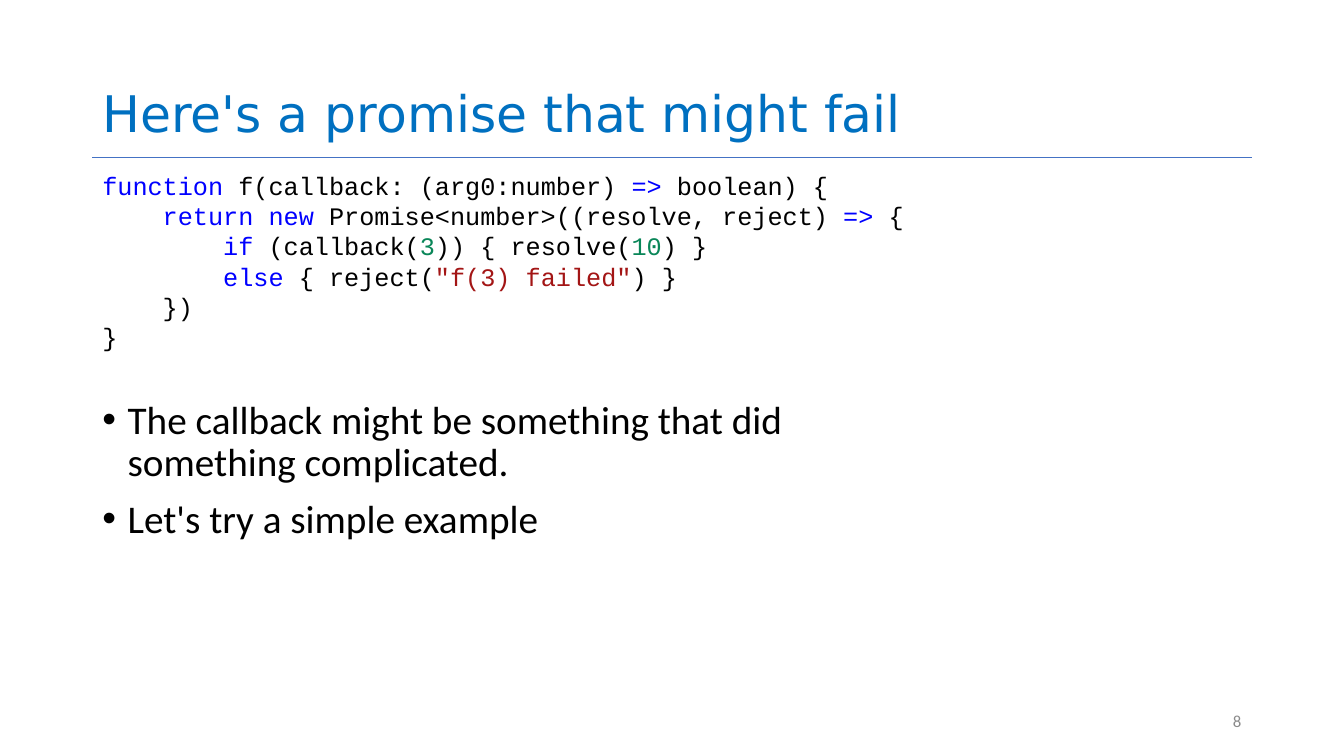
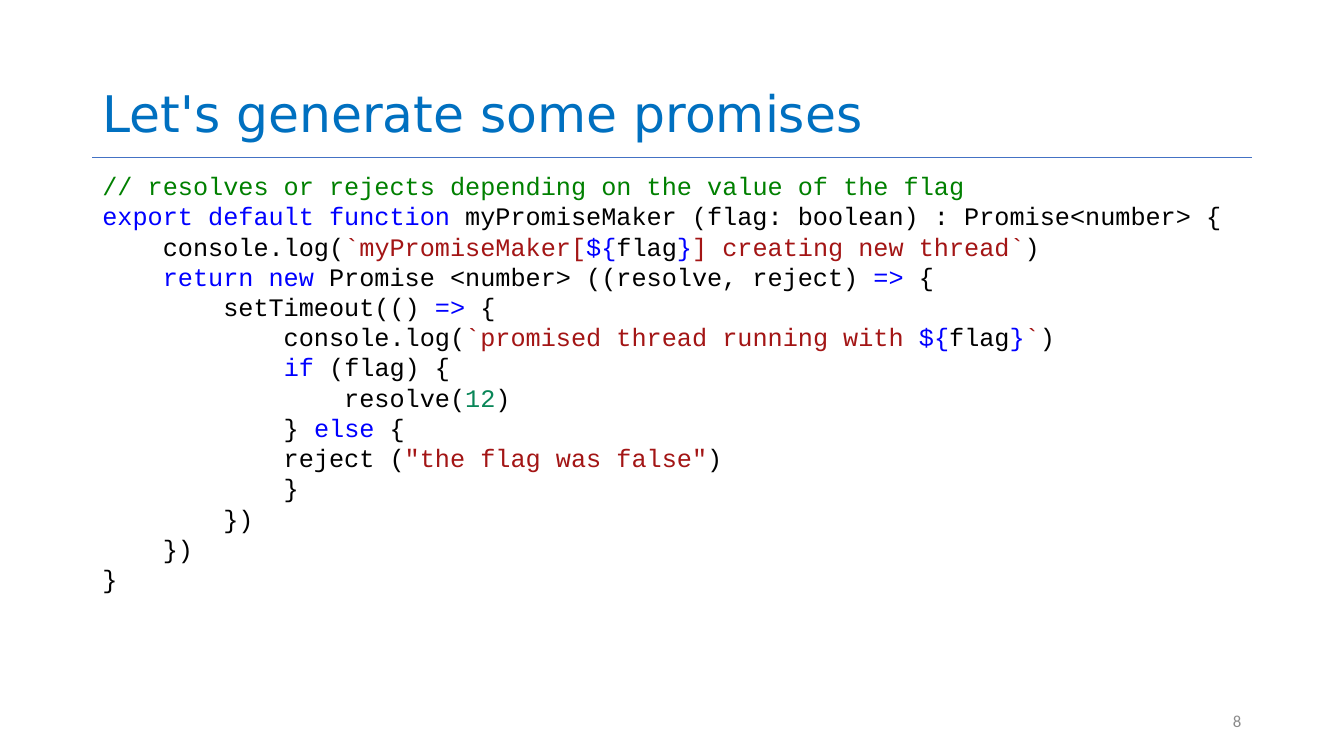
Before and after one commit to neu-se/CS4530-CS5500-Spring-2021, a slide deck: slide 8 of Slides/Lesson 4.2 Promises that Fail and Async.pptx. Drawn at 1344x756 pixels with LibreOffice and Linux fonts; fonts in the diff are those of the drawing. Boxes give left, top, right and bottom in pixels: in the first picture for what was removed or moved away, otherwise in the second. Text is boxed around its words. In the diff, an @@ line names an element or a change of style, - is before the commit and + after.

```diff
--- a/Slides/Lesson 4.2 Promises that Fail and Async.pptx
+++ b/Slides/Lesson 4.2 Promises that Fail and Async.pptx
@@ title at <box>102,93,863,143</box>: text changed @@
-Here's a promise that might fail
+Let's generate some promises
@@ text removed at <box>102,177,828,292</box> @@
-function f(callback: (arg0:number) => boolean) {
-return new Promise<number>((resolve, reject) => {
-if (callback(3)) { resolve(10) }
-else { reject("f(3) failed") }
-})
-}
@@ text added at <box>102,177,1191,473</box>, 18 pt, text #000000 @@
+// resolves or rejects depending on the value of the flag
+export default function myPromiseMaker (flag: boolean) : Promise<number> {
+console.log(`myPromiseMaker[${flag}] creating new thread`)
+return new Promise <number> ((resolve, reject) => {
+setTimeout(() => {
+console.log(`promised thread running with ${flag}`)
+if (flag) {
+resolve(12)
+} else {
+reject ("the flag was false")
+}
+})
+})
+}
@@ text removed at <box>128,406,782,540</box> @@
-• The callback might be something that did something complicated.
-• Let's try a simple example
```
Also in this commit, not shown: 5 other slides changed, 10 slides added, 19 slides removed, 1 other file.
